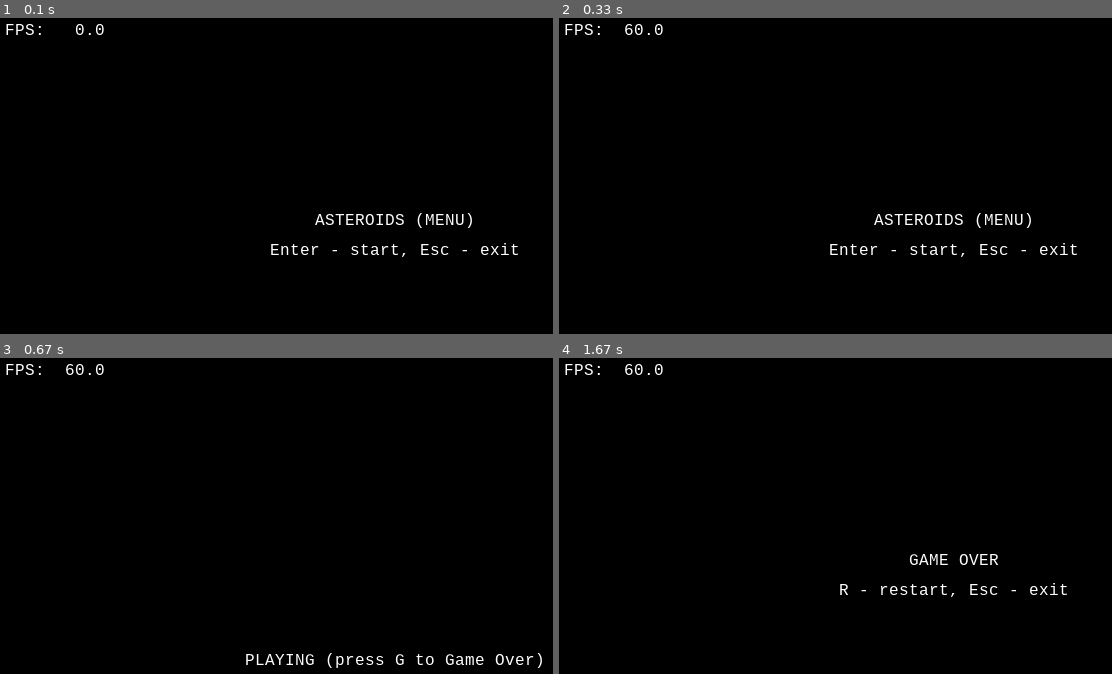
Above: before the commit, frames 1-4 (two rows, left to right).
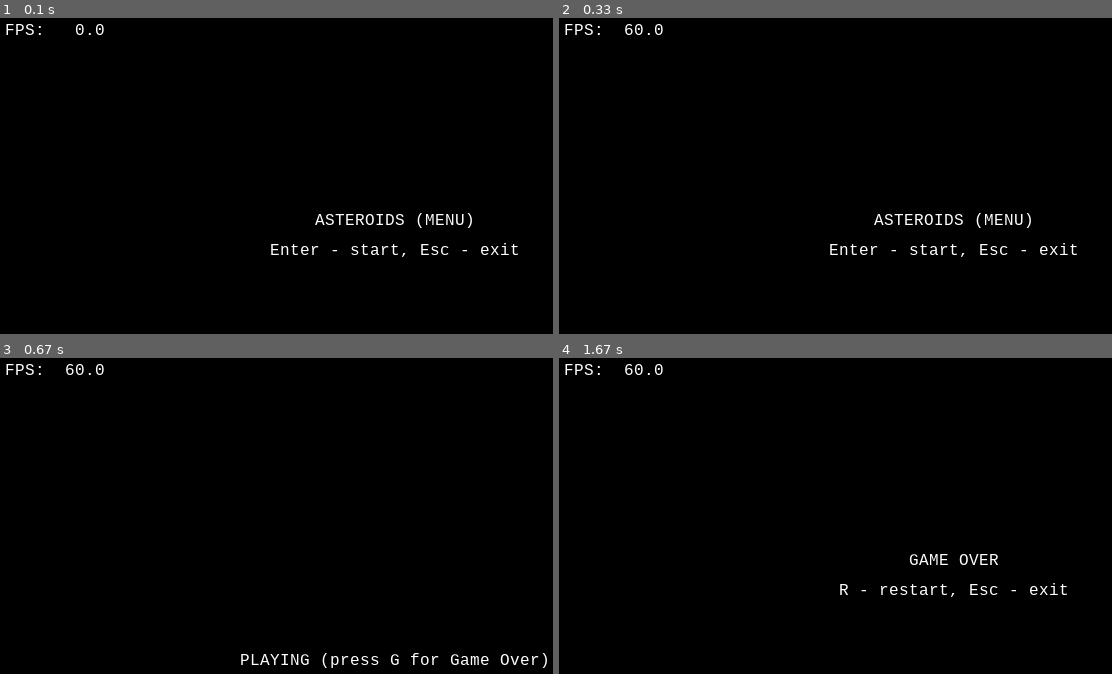
Above: after the commit, the same moments.

Repository: Ger-Ostap12/pyGame_3_kurs
Game: pygame game, started from main.py
The game is run twice, just before and just after one commit, with the same random seed, the same clock (stepped at 60 frames per second) and the same inputs.
Inputs:
- Up to frame 1 (0.1 s): no input
- Up to frame 2 (0.33 s): no input
- Up to frame 3 (0.67 s): tap Enter at 0.33 s
- Up to frame 4 (1.67 s): tap G at 0.67 s; hold R 1-1.47 s; hold G from 1.5 s (still down)

Frames 1-2 are identical in both runs. In frame 3, 1.0% of the frame differs, in the area x 43-99%, y 93-99%; in frame 4, nothing differs.

Commit message:
реализовал систему состояний игры (FSM)

Diff:
--- a/core/game.py
+++ b/core/game.py
@@ -1,10 +1,16 @@
 from __future__ import annotations
 
-from typing import Tuple
+from typing import Dict, Tuple
 
 import pygame
 
-from .states import GameState
+from .states import (
+    BaseState,
+    GameStateId,
+    MenuState,
+    PlayingState,
+    GameOverState,
+)
 
 
 class Game:
@@ -21,65 +27,75 @@
 
         self.clock = pygame.time.Clock()
         self.running = False
-        self.state = GameState.MENU
 
-        # Шрифт для вывода FPS и текста (пока один общий)
         self.font = pygame.font.SysFont("consolas", 18)
-
-        # Цвета
         self.bg_color = pygame.Color("black")
         self.text_color = pygame.Color("white")
 
+        # FSM: словарь состояний + текущее состояние
+        self._states: Dict[GameStateId, BaseState] = {}
+        self._current_state: BaseState | None = None
+        self._init_states()
+
+    # --- управление состояниями ---
+
+    def _init_states(self) -> None:
+        self._states = {
+            GameStateId.MENU: MenuState(self),
+            GameStateId.PLAYING: PlayingState(self),
+            GameStateId.GAME_OVER: GameOverState(self),
+        }
+        self.change_state(GameStateId.MENU)
+
+    def change_state(self, state_id: GameStateId) -> None:
+        """Переключиться на другое состояние игры."""
+        if self._current_state is not None:
+            self._current_state.exit()
+
+        self._current_state = self._states[state_id]
+        self._current_state.enter()
+
+    # --- основной цикл ---
+
     def run(self) -> None:
-        """Главный игровой цикл."""
         self.running = True
 
         while self.running:
             dt_ms = self.clock.tick(self.fps)
-            dt = dt_ms / 1000.0  # секунды
+            dt = dt_ms / 1000.0
 
             self._handle_events()
             self._update(dt)
-            self._draw(dt)
+            self._draw()
 
             pygame.display.flip()
 
+    def stop(self) -> None:
+        """Корректно остановить игру."""
+        self.running = False
+
+    # --- внутренние шаги цикла ---
+
     def _handle_events(self) -> None:
+        if self._current_state is None:
+            return
+
         for event in pygame.event.get():
             if event.type == pygame.QUIT:
-                self.running = False
+                self.stop()
+                return
 
-            if event.type == pygame.KEYDOWN:
-                if event.key == pygame.K_ESCAPE:
-                    self.running = False
-
-                # Переключение стейтов для теста
-                if event.key == pygame.K_RETURN and self.state == GameState.MENU:
-                    self.state = GameState.PLAYING
-                elif event.key == pygame.K_r and self.state == GameState.GAME_OVER:
-                    self.state = GameState.PLAYING
-
-                # Пример входа в экран Game Over, пока просто по клавише G
-                if event.key == pygame.K_g and self.state == GameState.PLAYING:
-                    self.state = GameState.GAME_OVER
+            self._current_state.handle_event(event)
 
     def _update(self, dt: float) -> None:
-        if self.state == GameState.MENU:
-            self._update_menu(dt)
-        elif self.state == GameState.PLAYING:
-            self._update_playing(dt)
-        elif self.state == GameState.GAME_OVER:
-            self._update_game_over(dt)
+        if self._current_state is not None:
+            self._current_state.update(dt)
 
-    def _draw(self, dt: float) -> None:
-        if self.state == GameState.MENU:
-            self._draw_menu()
-        elif self.state == GameState.PLAYING:
-            self._draw_playing()
-        elif self.state == GameState.GAME_OVER:
-            self._draw_game_over()
+    def _draw(self) -> None:
+        if self._current_state is not None:
+            self._current_state.draw()
 
-        # Поверх всего рисуем FPS в углу
+        # Поверх всего показываем FPS
         fps = self.clock.get_fps()
         fps_surf = self.font.render(f"FPS: {fps:5.1f}", True, self.text_color)
         self.screen.blit(fps_surf, (10, 10))
--- a/core/states.py
+++ b/core/states.py
@@ -1,7 +1,135 @@
+from __future__ import annotations
+
+from abc import ABC, abstractmethod
 from enum import Enum, auto
+from typing import TYPE_CHECKING
+
+import pygame
+
+if TYPE_CHECKING:
+    from .game import Game
 
 
-class GameState(Enum):
+class GameStateId(Enum):
     MENU = auto()
     PLAYING = auto()
     GAME_OVER = auto()
+
+
+class BaseState(ABC):
+    """Базовый класс для состояний игры (меню/игра/game over и т.п.)."""
+
+    def __init__(self, game: Game) -> None:
+        self.game = game
+
+    @property
+    @abstractmethod
+    def id(self) -> GameStateId:
+        """Идентификатор состояния (для переключения)."""
+        raise NotImplementedError
+
+    def enter(self) -> None:
+        """Вызывается при входе в состояние."""
+        pass
+
+    def exit(self) -> None:
+        """Вызывается при выходе из состояния."""
+        pass
+
+    def handle_event(self, event: pygame.event.Event) -> None:
+        """Обработка одного события pygame."""
+        pass
+
+    @abstractmethod
+    def update(self, dt: float) -> None:
+        """Обновление логики состояния."""
+        raise NotImplementedError
+
+    @abstractmethod
+    def draw(self) -> None:
+        """Отрисовка состояния."""
+        raise NotImplementedError
+
+
+class MenuState(BaseState):
+    @property
+    def id(self) -> GameStateId:
+        return GameStateId.MENU
+
+    def handle_event(self, event: pygame.event.Event) -> None:
+        if event.type == pygame.KEYDOWN:
+            if event.key == pygame.K_RETURN:
+                self.game.change_state(GameStateId.PLAYING)
+            elif event.key == pygame.K_ESCAPE:
+                self.game.stop()
+
+    def update(self, dt: float) -> None:
+        pass
+
+    def draw(self) -> None:
+        screen = self.game.screen
+        screen.fill(self.game.bg_color)
+
+        font = self.game.font
+        title = font.render("ASTEROIDS (MENU)", True, self.game.text_color)
+        hint = font.render("Enter - start, Esc - exit", True, self.game.text_color)
+
+        w, h = self.game.size
+        screen.blit(title, (w // 2 - title.get_width() // 2, h // 3))
+        screen.blit(hint, (w // 2 - hint.get_width() // 2, h // 3 + 30))
+
+
+class PlayingState(BaseState):
+    @property
+    def id(self) -> GameStateId:
+        return GameStateId.PLAYING
+
+    def handle_event(self, event: pygame.event.Event) -> None:
+        if event.type == pygame.KEYDOWN:
+            if event.key == pygame.K_ESCAPE:
+                self.game.stop()
+            # Временно для теста: по G — Game Over
+            if event.key == pygame.K_g:
+                self.game.change_state(GameStateId.GAME_OVER)
+
+    def update(self, dt: float) -> None:
+        # Здесь позже будут игрок, астероиды и т.п.
+        pass
+
+    def draw(self) -> None:
+        screen = self.game.screen
+        screen.fill(self.game.bg_color)
+
+        font = self.game.font
+        label = font.render("PLAYING (press G for Game Over)", True, self.game.text_color)
+
+        w, h = self.game.size
+        screen.blit(label, (w // 2 - label.get_width() // 2, h // 2))
+
+
+class GameOverState(BaseState):
+    @property
+    def id(self) -> GameStateId:
+        return GameStateId.GAME_OVER
+
+    def handle_event(self, event: pygame.event.Event) -> None:
+        if event.type == pygame.KEYDOWN:
+            if event.key == pygame.K_r:
+                self.game.change_state(GameStateId.PLAYING)
+            elif event.key == pygame.K_ESCAPE:
+                self.game.stop()
+
+    def update(self, dt: float) -> None:
+        pass
+
+    def draw(self) -> None:
+        screen = self.game.screen
+        screen.fill(self.game.bg_color)
+
+        font = self.game.font
+        title = font.render("GAME OVER", True, self.game.text_color)
+        hint = font.render("R - restart, Esc - exit", True, self.game.text_color)
+
+        w, h = self.game.size
+        screen.blit(title, (w // 2 - title.get_width() // 2, h // 3))
+        screen.blit(hint, (w // 2 - hint.get_width() // 2, h // 3 + 30))
